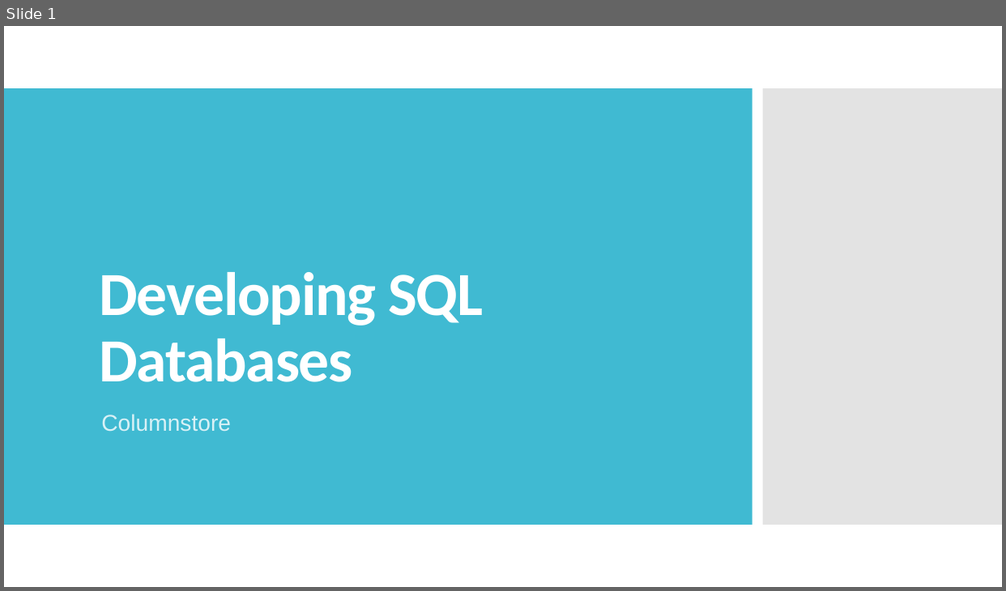
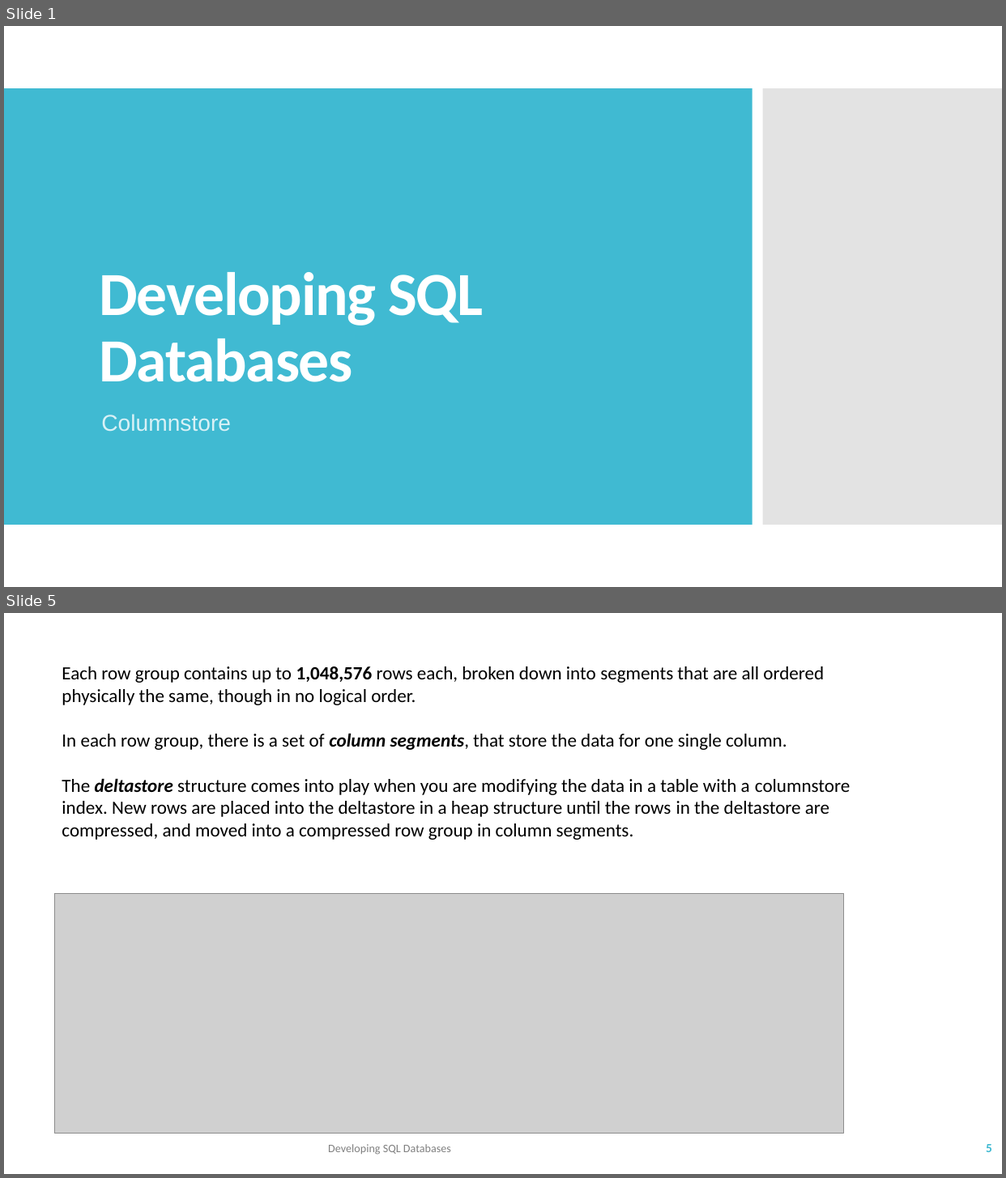
Before and after one commit to TKostyrka/70762DevSQLDB, a slide deck: DEVSQL_05_ColumnStoreIndex/DEVSQL_05_Columnstore.pptx. Shown one above the other, each under a label of ours: slide 1 before the commit, slides 1 and 5 after it; the slides between them are not shown. The pictures are 1006x591 and 1006x1178 pixels, drawn with LibreOffice and Linux fonts; fonts in the diff are those of the drawing; grey boxes stand for pictures. Boxes give left, top, right and bottom in pixels: in the first picture for what was removed or moved away, otherwise in the second. Text is boxed around its words. In the diff, an @@ line names an element or a change of style, - is before the commit and + after.

```diff
--- a/DEVSQL_05_ColumnStoreIndex/DEVSQL_05_Columnstore.pptx
+++ b/DEVSQL_05_ColumnStoreIndex/DEVSQL_05_Columnstore.pptx
@@ slide 5 added at box(4, 613, 1002, 1174), background #FFFFFF @@
@@ text added at box(62, 666, 850, 840), 18 pt, text #000000 @@
+Each row group contains up to 1,048,576 rows each, broken down into segments that are all ordered physically the same, though in no logical order.
+In each row group, there is a set of column segments, that store the data for one single column.
+The deltastore structure comes into play when you are modifying the data in a table with a columnstore index. New rows are placed into the deltastore in a heap structure until the rows in the deltastore are compressed, and moved into a compressed row group in column segments.
@@ picture added at box(54, 894, 844, 1133) @@
@@ text added at box(328, 1144, 451, 1155), 11 pt, text #808080 @@
+Developing SQL Databases
@@ page number added at box(986, 1144, 992, 1152), 12 pt, text #40BAD2, bold @@
+5
```
Also in this commit, not shown: 1 slide changed, 7 other slides added, 2 other files.
